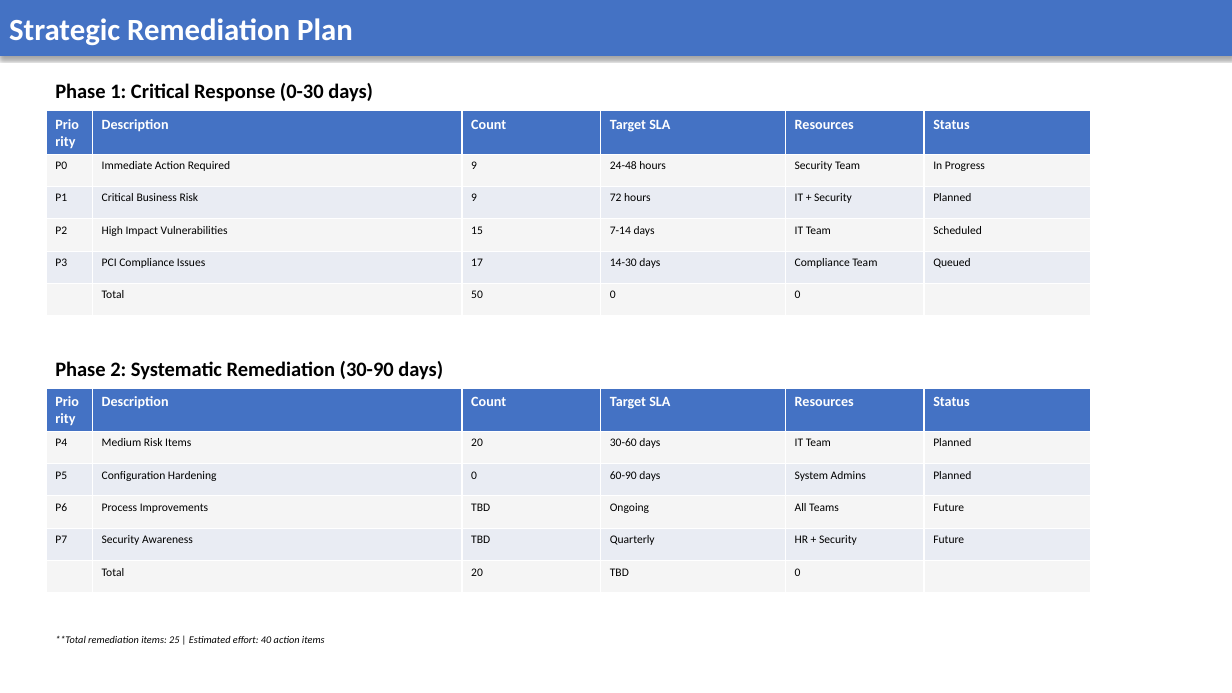
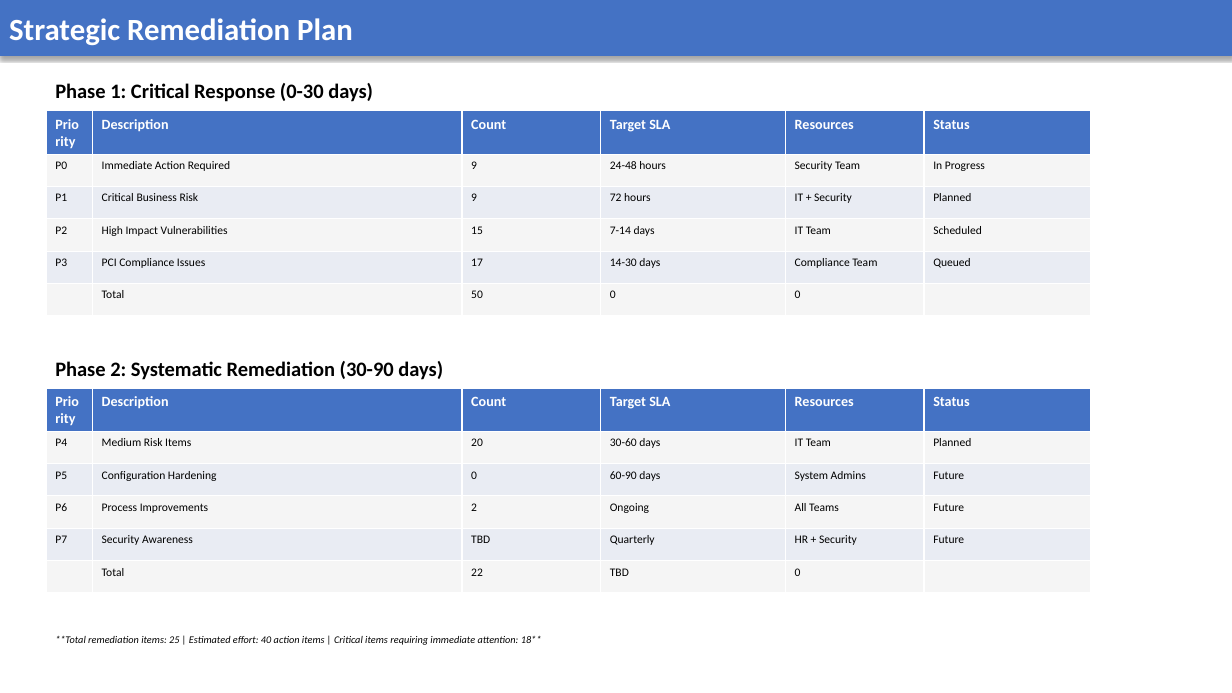
Before and after one commit to AnekantEmployee/vms_automation, a slide deck: slide 10 of vms_ppt/Test Report 2.pptx. Drawn at 1232x693 pixels with LibreOffice and Linux fonts; fonts in the diff are those of the drawing. Boxes give left, top, right and bottom in pixels: in the first picture for what was removed or moved away, otherwise in the second. Text is boxed around its words. In the diff, an @@ line names an element or a change of style, - is before the commit and + after.

```diff
--- a/vms_ppt/Test Report 2.pptx
+++ b/vms_ppt/Test Report 2.pptx
@@ table at (x1=46, y1=388, x2=1091, y2=587) @@
-row 3, column 6: Planned
+row 3, column 6: Future
-row 4, column 3: TBD
+row 4, column 3: 2
-row 6, column 3: 20
+row 6, column 3: 22
@@ text at (x1=55, y1=636, x2=542, y2=645): text changed @@
-**Total remediation items: 25 | Estimated effort: 40 action items
+**Total remediation items: 25 | Estimated effort: 40 action items | Critical items requiring immediate attention: 18**
```
Also in this commit, not shown: 8 other slides changed, 3 slides added, 3 slides removed, 8 other files.
